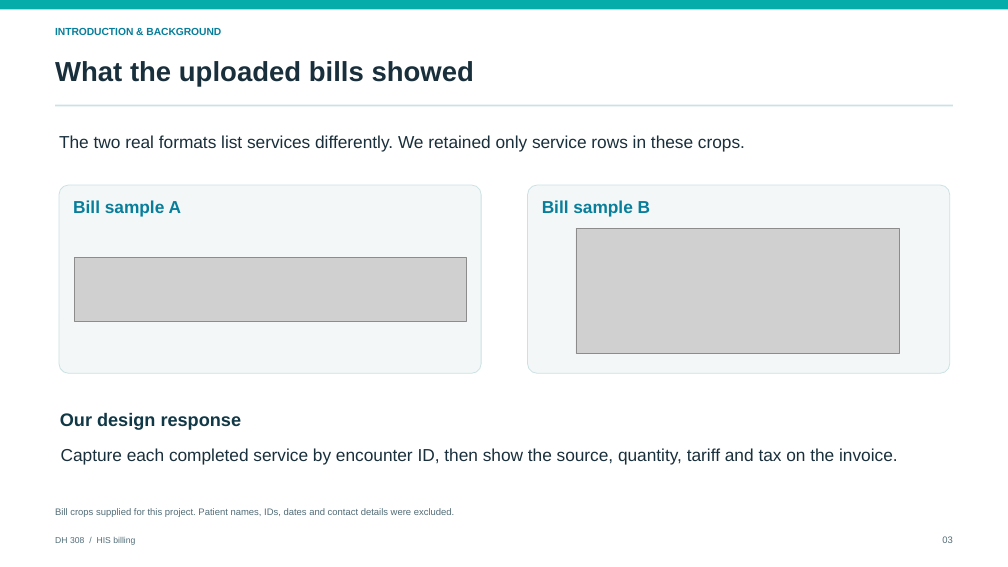
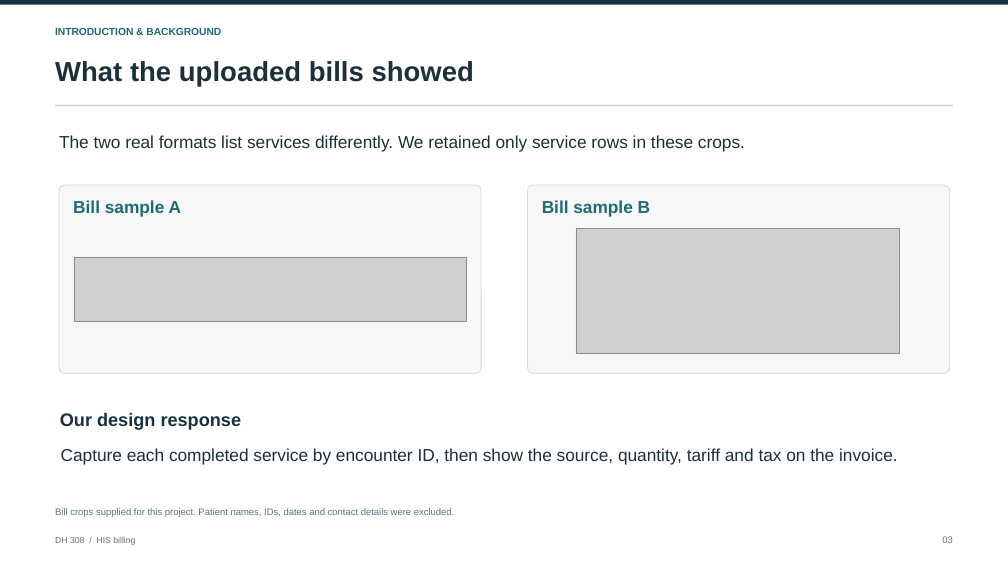
Before and after one commit to Osama-Bin-Lagging/tiveri-billing, a slide deck: slide 3 of presentation/DH308_HIS_Billing_Final.pptx. Drawn at 1008x567 pixels with LibreOffice and Linux fonts; fonts in the diff are those of the drawing; grey boxes stand for pictures. Boxes give left, top, right and bottom in pixels: in the first picture for what was removed or moved away, otherwise in the second. Text is boxed around its words. In the diff, an @@ line names an element or a change of style, - is before the commit and + after.

Commit message:
Refine final presentation design

```diff
--- a/presentation/DH308_HIS_Billing_Final.pptx
+++ b/presentation/DH308_HIS_Billing_Final.pptx
@@ rectangle: place and size @@
-rectangle at [0, 0, 1008, 9]
+rectangle at [0, 0, 1008, 5]
@@ rectangle at [0, 0, 1008, 5]: fill #05ACA9 to #17323E @@
@@ rounded rectangle at [59, 185, 481, 374]: fill #F3F7F7 to #F6F8F8; outline #CBE1E3 0.75 pt to #CED9DC 0.75 pt; proportions changed @@
@@ rounded rectangle at [528, 185, 950, 374]: fill #F3F7F7 to #F6F8F8; outline #CBE1E3 0.75 pt to #CED9DC 0.75 pt; proportions changed @@
@@ text colour #087E9B to #216A75 in 3 elements at [55, 28, 221, 35], [73, 200, 182, 217], [542, 200, 651, 217] @@
```
Also in this commit, not shown: 20 other slides changed.
